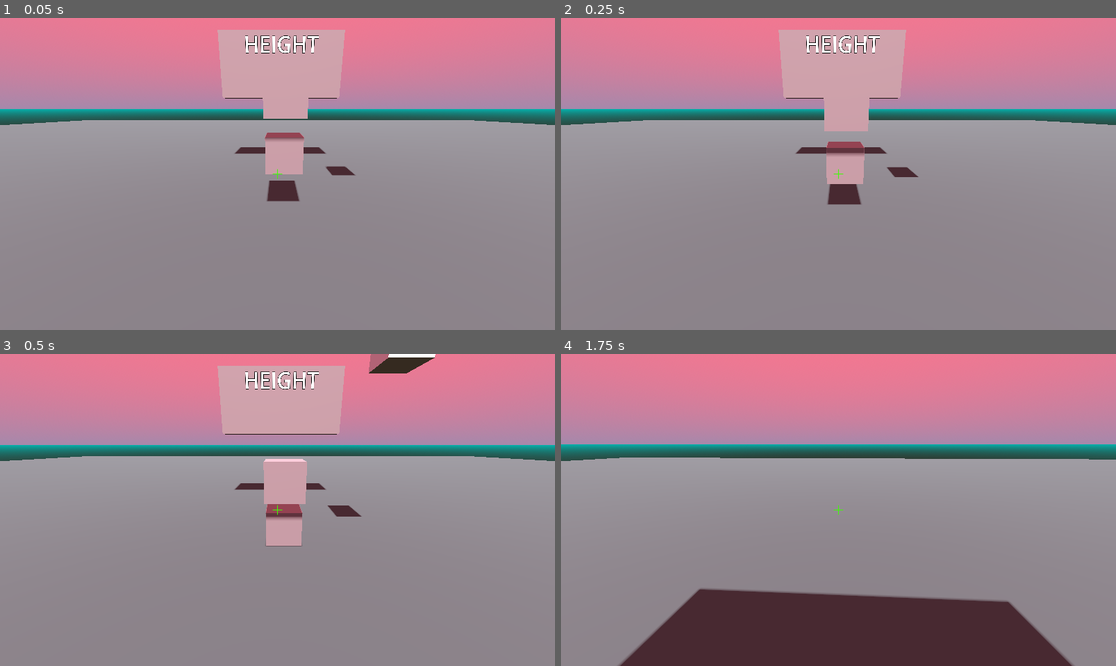
Above: before the commit, frames 1-4 (two rows, left to right).
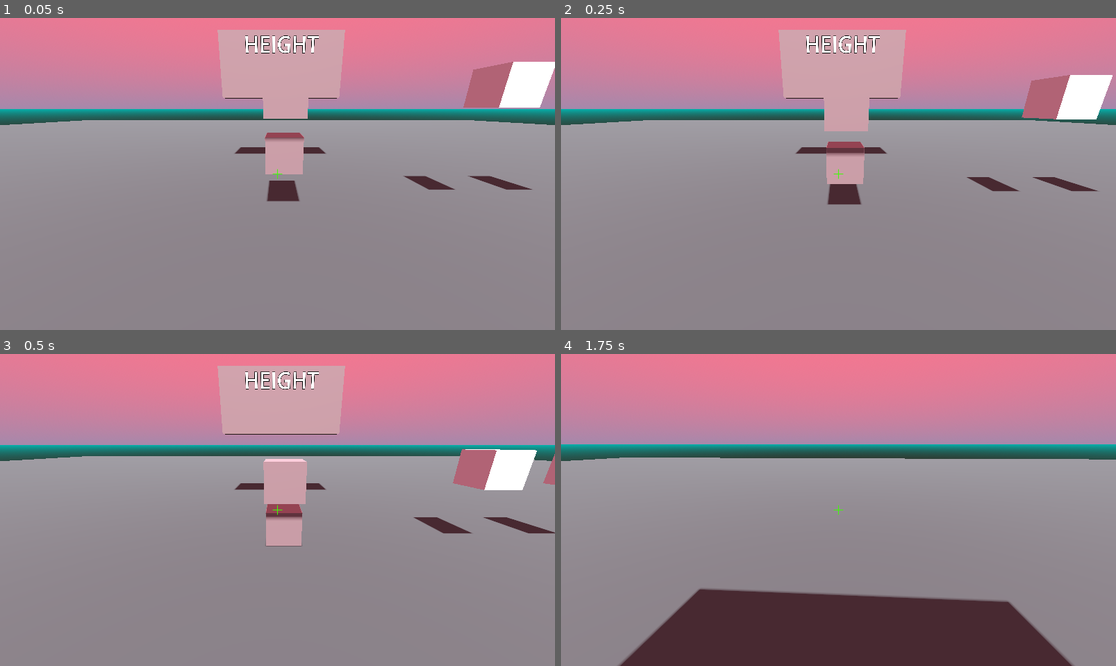
Above: after the commit, the same moments.

Repository: tehelka-gamedev/gmtk-2024
Game: Godot game, scene res://main/main_test_tehelka.tscn
Same seed, same stepped clock (60 frames per second), same inputs: the game is played once before the commit and once after it. This scene is started directly instead of the project's main scene.
Inputs (mouse positions are in pixels of both pictures, inside the frame that each line leads up to):
- Up to frame 1 (0.05 s): no input
- Up to frame 2 (0.25 s): no input
- Up to frame 3 (0.5 s): no input
- Up to frame 4 (1.75 s): move the mouse to (866, 510) at 0.52 s; press the mouse at (866, 510) at 0.53 s; hold W (move_forward) from 0.53 s (still down); move the mouse to (810, 510) at 1.27 s; release the mouse at (810, 510) at 1.28 s; click (810, 510) at 1.35 s

The runs differ from the first frame. In frame 1, 2.5% of the frame differs, in the area x 58-100%, y 14-56%; in frame 2, 2.5%; in frame 3, 3.0%, in the area x 58-100%, y 0-58%; in frame 4, nothing differs.

Commit message:
make the game object a scene

Diff:
--- /dev/null
+++ b/godot/gameplay/GameObject.tscn
@@ -0,0 +1,23 @@
+[gd_scene load_steps=5 format=3 uid="uid://cohw3wvy4s1n4"]
+
+[ext_resource type="Script" path="res://gameplay/game_object.gd" id="1_d2pfx"]
+
+[sub_resource type="BoxShape3D" id="BoxShape3D_6s62u"]
+
+[sub_resource type="BoxMesh" id="BoxMesh_4xy4v"]
+
+[sub_resource type="StandardMaterial3D" id="StandardMaterial3D_rtm57"]
+resource_local_to_scene = true
+
+[node name="Cube2" type="RigidBody3D"]
+collision_layer = 2
+collision_mask = 3
+script = ExtResource("1_d2pfx")
+metadata/_edit_group_ = true
+
+[node name="CollisionShape3D" type="CollisionShape3D" parent="."]
+shape = SubResource("BoxShape3D_6s62u")
+
+[node name="MeshInstance3D" type="MeshInstance3D" parent="."]
+mesh = SubResource("BoxMesh_4xy4v")
+surface_material_override/0 = SubResource("StandardMaterial3D_rtm57")
--- a/godot/main/main_test_tehelka.tscn
+++ b/godot/main/main_test_tehelka.tscn
@@ -1,26 +1,12 @@
-[gd_scene load_steps=6 format=3 uid="uid://xlpgwschco4n"]
+[gd_scene load_steps=3 format=3 uid="uid://xlpgwschco4n"]
 
 [ext_resource type="PackedScene" uid="uid://jeihxw20nydi" path="res://main/main.tscn" id="1_ewsf1"]
-[ext_resource type="Script" path="res://gameplay/game_object.gd" id="2_lggx1"]
-
-[sub_resource type="BoxShape3D" id="BoxShape3D_6s62u"]
-
-[sub_resource type="BoxMesh" id="BoxMesh_4xy4v"]
-
-[sub_resource type="StandardMaterial3D" id="StandardMaterial3D_rtm57"]
+[ext_resource type="PackedScene" uid="uid://cohw3wvy4s1n4" path="res://gameplay/GameObject.tscn" id="2_k2p07"]
 
 [node name="MainTestTehelka" instance=ExtResource("1_ewsf1")]
 
-[node name="Cube2" type="RigidBody3D" parent="." index="5"]
-transform = Transform3D(1, 0, 0, 0, 1, 0, 0, 0, 1, 2.7071, 6.20974, 0.0598385)
-collision_layer = 2
-collision_mask = 3
-script = ExtResource("2_lggx1")
-metadata/_edit_group_ = true
+[node name="GameObject" parent="." index="5" instance=ExtResource("2_k2p07")]
+transform = Transform3D(1, 0, 0, 0, 1, 0, 0, 0, 1, 5.73401, 3.29549, 0)
 
-[node name="CollisionShape3D" type="CollisionShape3D" parent="Cube2" index="0"]
-shape = SubResource("BoxShape3D_6s62u")
-
-[node name="MeshInstance3D" type="MeshInstance3D" parent="Cube2" index="1"]
-mesh = SubResource("BoxMesh_4xy4v")
-surface_material_override/0 = SubResource("StandardMaterial3D_rtm57")
+[node name="GameObject2" parent="." index="6" instance=ExtResource("2_k2p07")]
+transform = Transform3D(1, 0, 0, 0, 1, 0, 0, 0, 1, 8.51594, 3.29549, 0)
